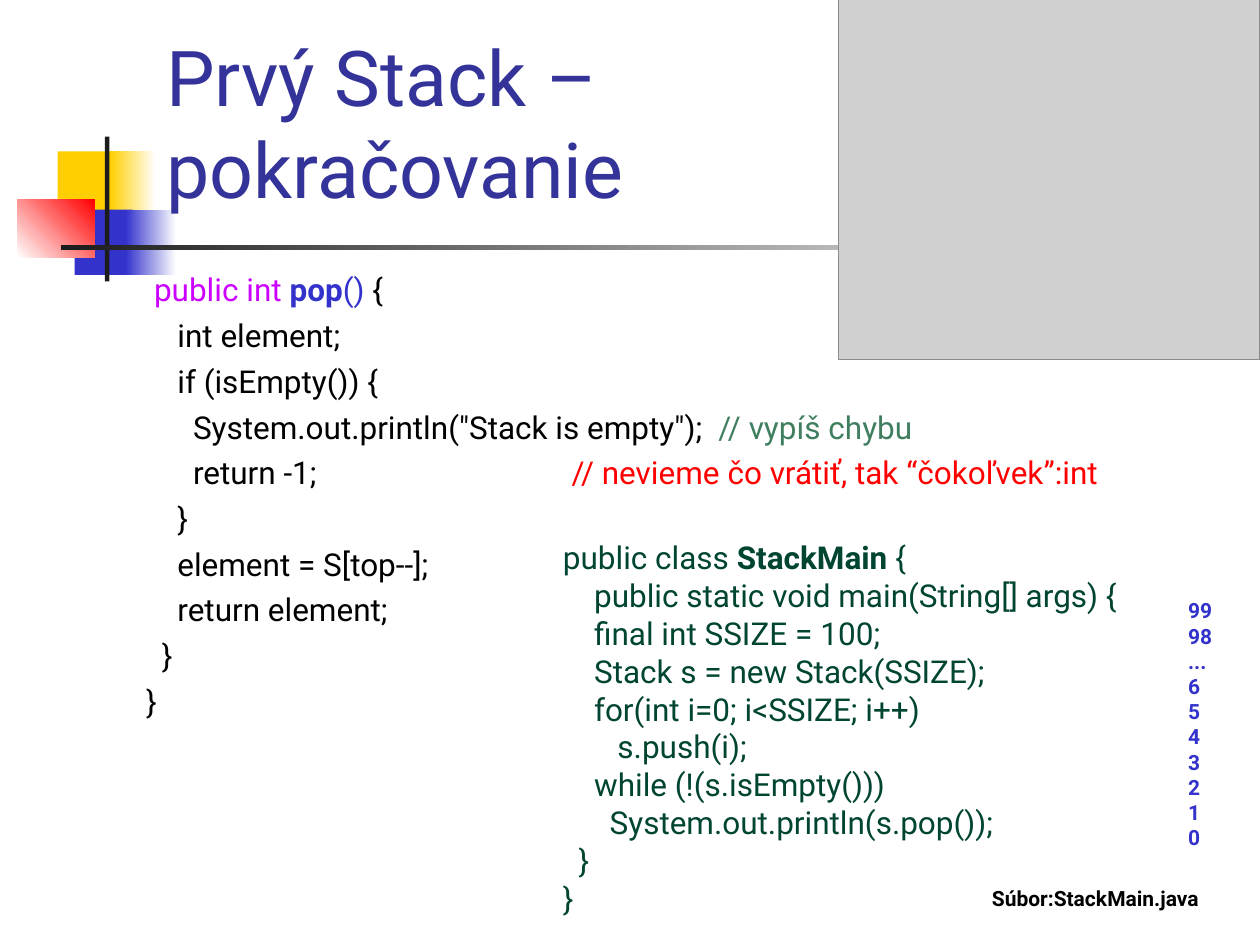
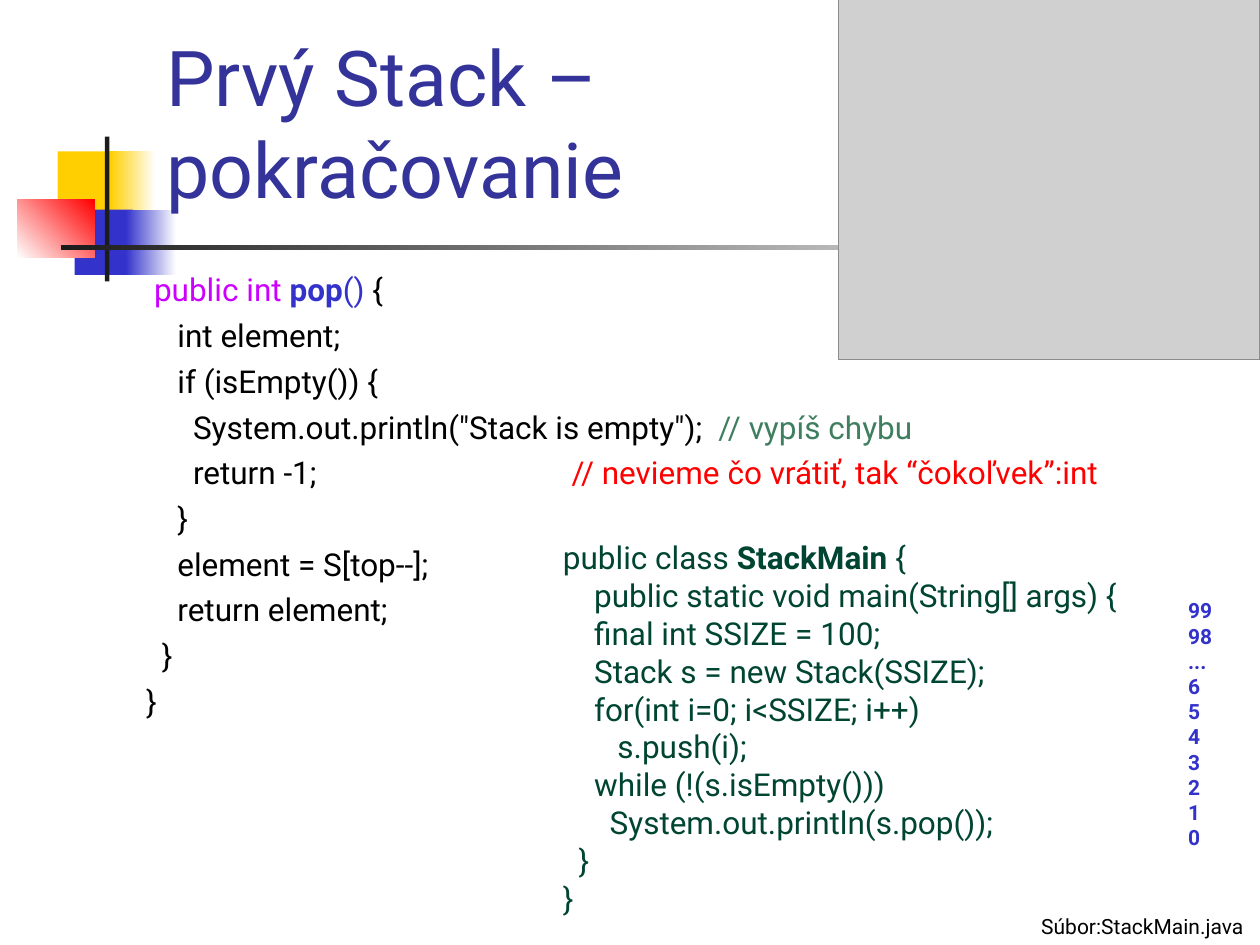
Before and after one commit to Programovanie4/Prednasky, a slide deck: slide 10 of 05/05_java.ppt (slide 4 before the commit). Drawn at 1260x945 pixels with LibreOffice and Linux fonts; fonts in the diff are those of the drawing; grey boxes stand for pictures. Boxes give left, top, right and bottom in pixels: in the first picture for what was removed or moved away, otherwise in the second. Text is boxed around its words. In the diff, an @@ line names an element or a change of style, - is before the commit and + after.

```diff
--- a/05/05_java.ppt
+++ b/05/05_java.ppt
@@ text "Súbor:StackMain.java": place and size @@
-text "Súbor:StackMain.java" at box(992, 890, 1199, 911)
+text "Súbor:StackMain.java" at box(1041, 918, 1243, 939)
@@ text "Súbor:StackMain.java" at box(1041, 918, 1243, 939): bold off @@
```
Also in this commit, not shown: 28 other slides changed, 6 slides added, 1 other file.
